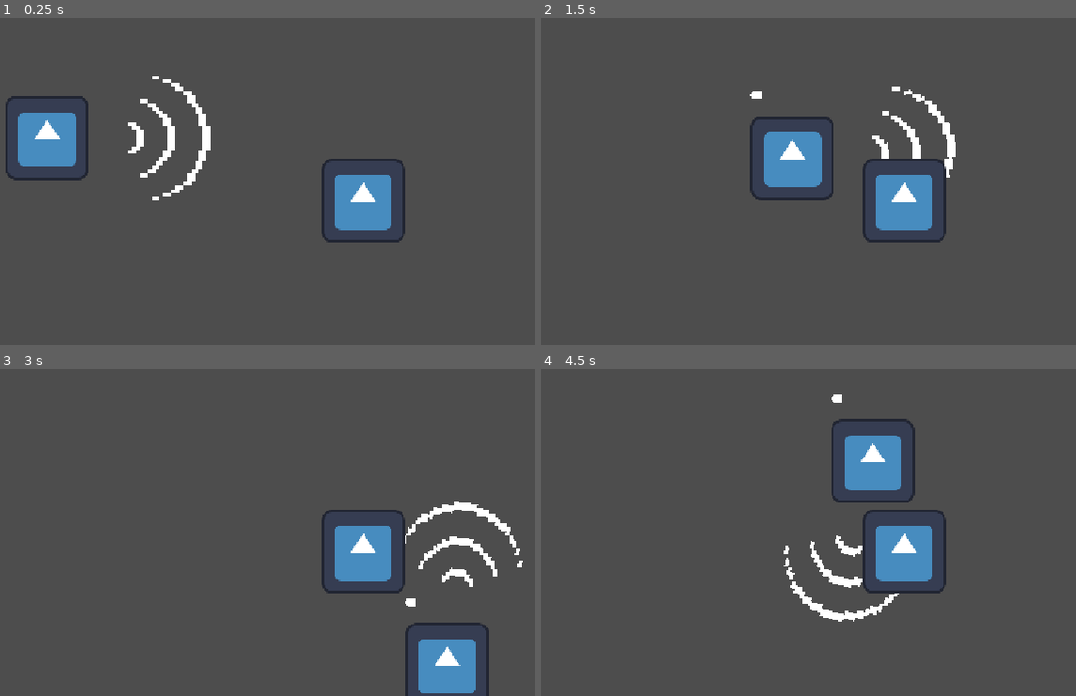
Above: before the commit, frames 1-4 (two rows, left to right).
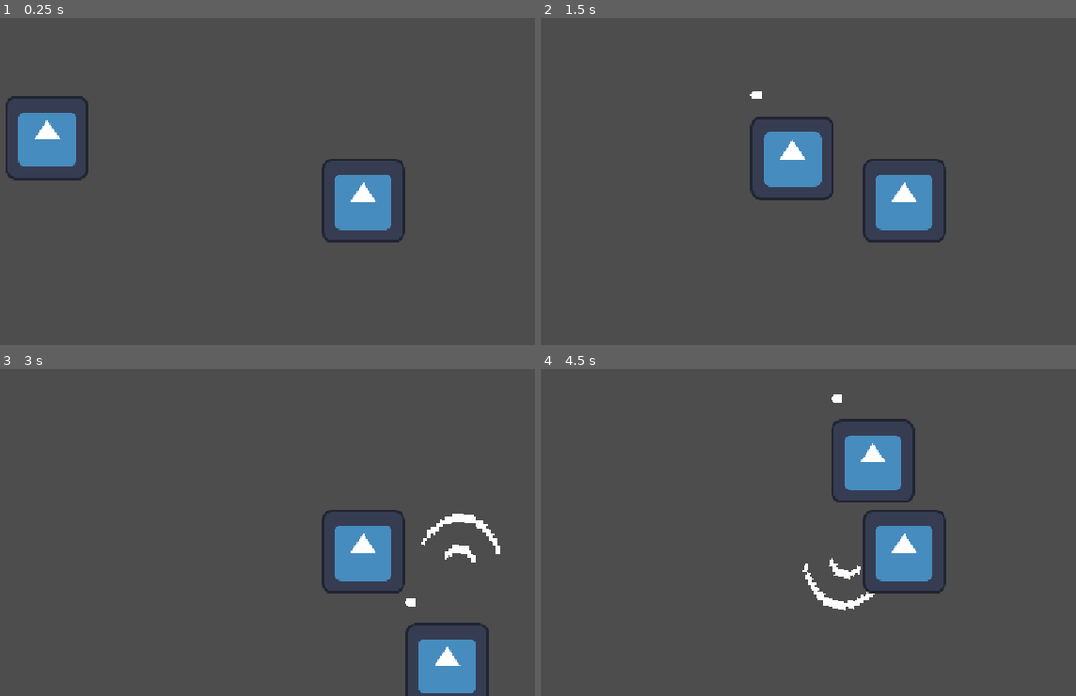
Above: after the commit, the same moments.

Repository: CplCanuck/mru-hacks-2026
Game: Godot game, scene res://assets/scenes/player_test.tscn
The game is run twice, just before and just after one commit, with the same random seed, the same clock (stepped at 60 frames per second) and the same inputs. This scene is started directly instead of the project's main scene. The engine's default icon, where the game draws it, is replaced by a stand-in: a white triangle on a blue panel in a dark square. Sound files missing from this copy of the repository are replaced by a short silence.
Inputs (mouse positions are in pixels of both pictures, inside the frame that each line leads up to):
- Up to frame 1 (0.25 s): no input
- Up to frame 2 (1.5 s): tap Enter at 0.5 s; move the mouse to (920, 112) at 0.52 s; hold D (right) 0.53-1.28 s; click (920, 112) at 0.6 s; move the mouse to (605, 155) at 1.27 s; hold S (down) from 1.28 s (still down); click (605, 155) at 1.35 s
- Up to frame 3 (3 s): move the mouse to (288, 391) at 2.02 s; release S (down) at 2.03 s; hold D (right) 2.03-2.78 s; click (288, 391) at 2.1 s; move the mouse to (176, 568) at 2.77 s; hold W (up) from 2.78 s (still down); click (176, 568) at 2.85 s
- Up to frame 4 (4.5 s): move the mouse to (979, 548) at 3.52 s; release W (up) at 3.53 s; hold A (left) from 3.53 s (still down); click (979, 548) at 3.6 s; move the mouse to (outside the picture) at 4.27 s; click (outside the picture) at 4.35 s

The runs differ from the first frame. In frame 1, 1.0% of the frame differs, in the area x 23-40%, y 17-56%; in frame 2, 0.7%; in frame 3, 1.5%, in the area x 75-98%, y 40-67%; in frame 4, 1.4%.

Commit message:
Update Bark Animation to Play On-click

Diff:
--- a/assets/objects/player.gd
+++ b/assets/objects/player.gd
@@ -8,6 +8,7 @@
 @onready var attack_pivot: Marker2D = $"Attack Pivot"
 @onready var attack_cooldown: Timer = $"Attack Cooldown"
 @onready var bark_collider: CollisionShape2D = $"Attack Pivot/Area2D/CollisionShape2D"
+@onready var bark_animation: AnimatedSprite2D = $"Attack Pivot/Bark Animation"
 
 
 func _process(_delta: float) -> void:
@@ -36,8 +37,10 @@
 		attack_pivot.rotation = global_position.direction_to(get_global_mouse_position()).angle()
 
 		# trigger attack animation
+		bark_animation.play("bark")
+
+		# trigger attack hitbox (currently turned off in timer time out)
 		bark_collider.disabled = false
-		#trigger code here
 
 
 func _on_attack_cooldown_timeout() -> void:
--- a/assets/objects/player.tscn
+++ b/assets/objects/player.tscn
@@ -8,6 +8,10 @@
 
 [sub_resource type="CircleShape2D" id="CircleShape2D_bi8p6"]
 radius = 70.0
+
+[sub_resource type="AtlasTexture" id="AtlasTexture_6r1sy"]
+atlas = ExtResource("3_6r1sy")
+region = Rect2(128, 0, 32, 32)
 
 [sub_resource type="AtlasTexture" id="AtlasTexture_nqkij"]
 atlas = ExtResource("3_6r1sy")
@@ -25,9 +29,16 @@
 atlas = ExtResource("3_6r1sy")
 region = Rect2(96, 0, 32, 32)
 
+[sub_resource type="AtlasTexture" id="AtlasTexture_lvyht"]
+atlas = ExtResource("3_6r1sy")
+region = Rect2(128, 0, 32, 32)
+
 [sub_resource type="SpriteFrames" id="SpriteFrames_bi8p6"]
 animations = [{
 "frames": [{
+"duration": 1.0,
+"texture": SubResource("AtlasTexture_6r1sy")
+}, {
 "duration": 1.0,
 "texture": SubResource("AtlasTexture_nqkij")
 }, {
@@ -39,8 +50,11 @@
 }, {
 "duration": 1.0,
 "texture": SubResource("AtlasTexture_bkysh")
+}, {
+"duration": 1.0,
+"texture": SubResource("AtlasTexture_lvyht")
 }],
-"loop": 1,
+"loop": 0,
 "name": &"bark",
 "speed": 5.0
 }]
@@ -63,13 +77,12 @@
 
 [node name="Attack Pivot" type="Marker2D" parent="." unique_id=1688328193]
 
-[node name="AnimatedSprite2D" type="AnimatedSprite2D" parent="Attack Pivot" unique_id=1659706803]
+[node name="Bark Animation" type="AnimatedSprite2D" parent="Attack Pivot" unique_id=1659706803]
 position = Vector2(160, 0)
 scale = Vector2(6, 6)
 sprite_frames = SubResource("SpriteFrames_bi8p6")
 animation = &"bark"
-frame = 2
-frame_progress = 0.13038023
+frame_progress = 0.9125994
 
 [node name="Area2D" type="Area2D" parent="Attack Pivot" unique_id=342060343]
 
Binary file changed: assets/sprites/bark-attack-1.png
